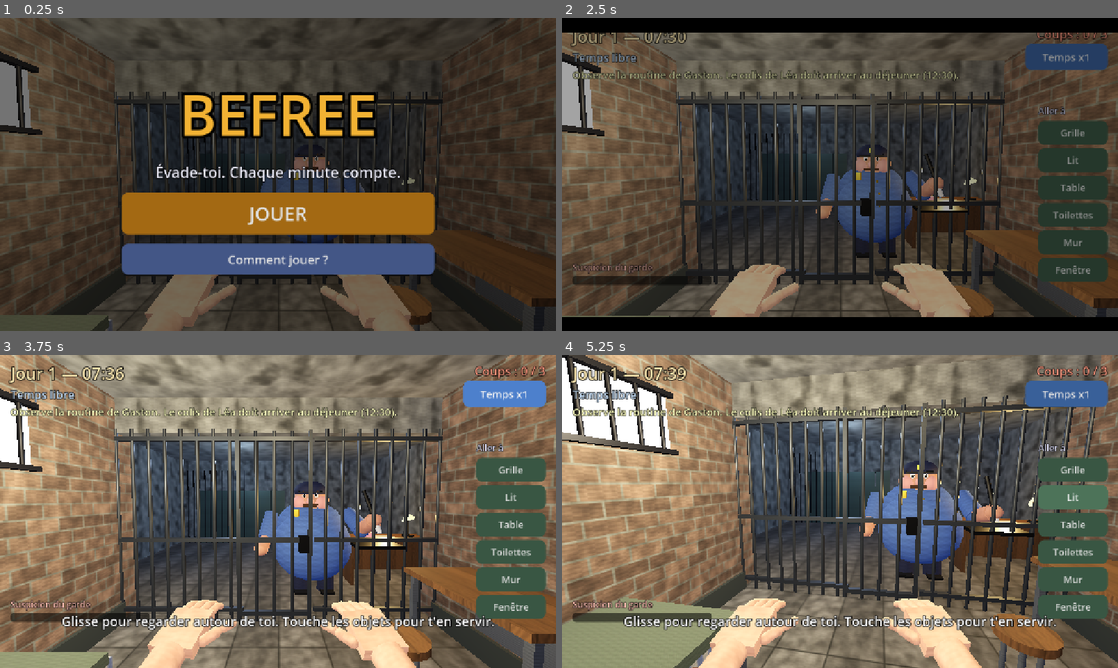
Above: before the commit, frames 1-4 (two rows, left to right).
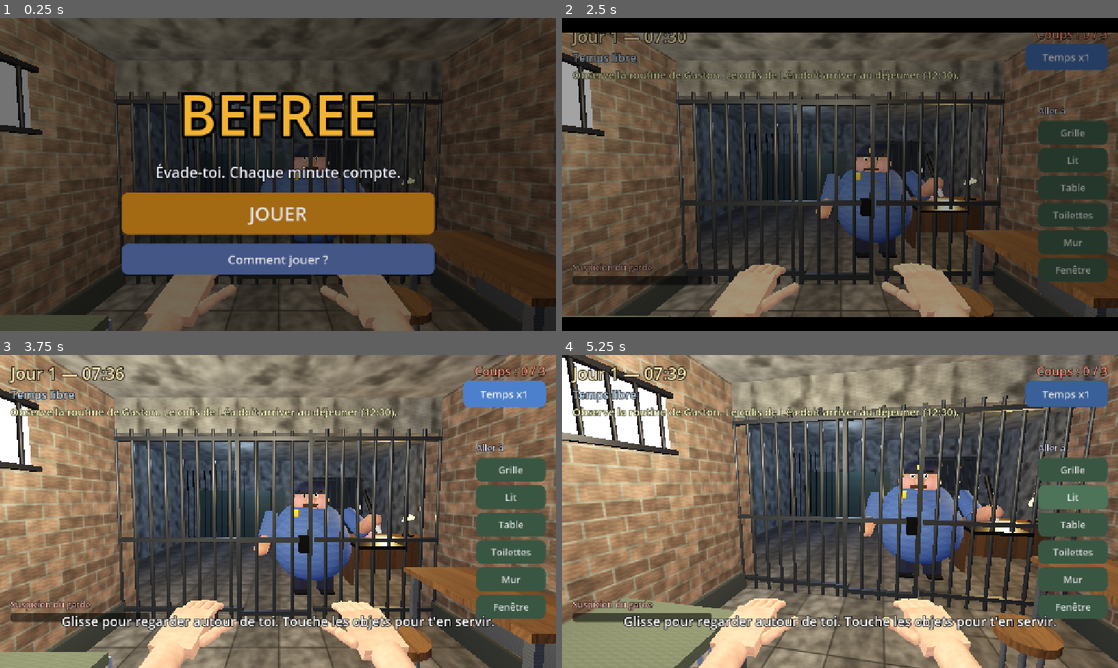
Above: after the commit, the same moments.

Repository: AurelXP/befree
Game: Godot game, scene res://scenes/Main.tscn
Two runs of this game, one before a commit and one after it. Both use one fixed random seed, a clock stepped at 60 frames per second and the inputs below.
Inputs:
- Up to frame 1 (0.25 s): no input
- Up to frame 2 (2.5 s): click "JOUER" at 0.5 s; click "Passer >>" at 1.25 s; click "Passer >>" at 2 s
- Up to frame 3 (3.75 s): click "Temps x1" at 2.75 s; click "Temps x4" at 3.5 s
- Up to frame 4 (5.25 s): click "Grille" at 4.25 s; click "Lit" at 5 s

The runs differ from the first frame. In frame 1, less than 0.1% of the frame differs, in the area x 43-60%, y 39-45%; in frame 2, 0.2%; in frame 3, 0.8%; in frame 4, 0.9%, in the area x 41-78%, y 26-52%.

Commit message:
Cell: collisions, door blockers, exit gate to the yard
Co-Authored-By: Claude Sonnet 5.5 <noreply@anthropic.com>
Claude-Session: https://claude.ai/code/session_01THAcUw2aszyHLoEJsBjJ8x

Diff:
--- a/scripts/cell.gd
+++ b/scripts/cell.gd
@@ -19,6 +19,9 @@
 var window_mat: StandardMaterial3D
 var guard_lamp: OmniLight3D
 var door: Node3D
+var exit_door: Node3D
+var door_open: bool = false
+var exit_open: bool = false
 var poster_pivot: Node3D
 var hole_node: Node3D
 var hole_mat: StandardMaterial3D
@@ -33,16 +36,19 @@
 
 var _poster_tween: Tween
 var _door_tween: Tween
+var _exit_tween: Tween
 
 
 func build() -> void:
 	_build_environment()
+	Bld.collide = true
 	_build_shell()
 	_build_bars()
 	_build_furniture()
 	_build_poster_and_hole()
 	_build_tray()
 	_build_corridor()
+	Bld.collide = false
 	_build_lights()
 
 
@@ -102,6 +108,10 @@
 	Bld.box(door, Vector3(0.05, 2.4, 0.06), Vector3(0.9, 1.2, 0), bar_m)
 	var lock_m: StandardMaterial3D = Bld.mat(null, Color(0.12, 0.12, 0.13), 0.4, 0.8)
 	Bld.box(door, Vector3(0.12, 0.2, 0.1), Vector3(0.82, 1.0, 0), lock_m)
+	# collisions : la porte bloque les corps (couche 4), pas la vue
+	Bld.block(door, Vector3(0.95, 2.4, 0.12), Vector3(0.45, 1.2, 0.0), 4)
+	Bld.block(self, Vector3(1.5, 2.5, 0.12), Vector3(-1.25, 1.25, -2.0), 4)
+	Bld.block(self, Vector3(1.55, 2.5, 0.12), Vector3(1.225, 1.25, -2.0), 4)
 	# guichet pour les plateaux
 	Bld.box(self, Vector3(0.6, 0.04, 0.3), Vector3(1.3, 0.95, -2.12), lock_m)
 
@@ -123,7 +133,8 @@
 	Bld.box(bed, Vector3(0.9, 0.16, 1.9), Vector3(0, 0.53, 0), Bld.tiled(Tex.fabric(Color(0.75, 0.73, 0.65), Color(0.45, 0.5, 0.62), 6), 0.4, Color.WHITE, 1.0))
 	Bld.sph(bed, 0.28, Vector3(0, 0.67, 0.72), Bld.mat(Tex.fabric(Color(0.85, 0.85, 0.82), Color(0.85, 0.85, 0.82)), Color.WHITE, 1.0), Vector3(1.2, 0.45, 0.8), "pillow")
 	Bld.box(bed, Vector3(0.94, 0.07, 1.2), Vector3(0, 0.64, -0.3), Bld.tiled(Tex.fabric(Color(0.32, 0.36, 0.3), Color(0.28, 0.32, 0.27), 0), 0.4, Color.WHITE, 1.0), Vector3(0, 0, 0), "blanket")
-	Bld.hit(self, "bed", Vector3(1.0, 0.5, 2.0), Vector3(-1.45, 0.55, 0.4))
+	Bld.hit(self, "bed", Vector3(1.0, 0.5, 2.0), Vector3(-1.45, 0.55, 0.4), 2.0)
+	Bld.block(self, Vector3(1.0, 0.8, 2.0), Vector3(-1.45, 0.4, 0.4))
 
 	# --- toilettes ---
 	Bld.cyl(self, 0.2, 0.42, Vector3(1.55, 0.21, 1.62), white_m, Vector3.ZERO, 0.17)
@@ -131,7 +142,8 @@
 	Bld.cyl(self, 0.17, 0.02, Vector3(1.55, 0.5, 1.62), dark_m)
 	Bld.box(self, Vector3(0.42, 0.5, 0.16), Vector3(1.55, 0.72, 1.9), white_m)
 	Bld.cyl(self, 0.03, 0.03, Vector3(1.55, 0.99, 1.9), metal_m)
-	Bld.hit(self, "toilet", Vector3(0.55, 0.8, 0.6), Vector3(1.55, 0.45, 1.75))
+	Bld.hit(self, "toilet", Vector3(0.55, 0.8, 0.6), Vector3(1.55, 0.45, 1.75), 1.6)
+	Bld.block(self, Vector3(0.5, 0.9, 0.6), Vector3(1.55, 0.45, 1.75))
 
 	# --- lavabo ---
 	Bld.box(self, Vector3(0.5, 0.12, 0.35), Vector3(0.6, 0.95, 1.8), white_m)
@@ -139,7 +151,8 @@
 	Bld.cyl(self, 0.018, 0.16, Vector3(0.6, 1.12, 1.92), metal_m)
 	Bld.cyl(self, 0.012, 0.12, Vector3(0.6, 1.2, 1.86), metal_m, Vector3(90, 0, 0))
 	Bld.box(self, Vector3(0.3, 0.45, 0.04), Vector3(0.6, 1.7, 1.97), Bld.tiled(Tex.metal(Color(0.6, 0.62, 0.65)), 0.4, Color.WHITE, 0.2, 0.9), Vector3.ZERO, "mirror")
-	Bld.hit(self, "sink", Vector3(0.6, 0.5, 0.45), Vector3(0.6, 1.0, 1.8))
+	Bld.hit(self, "sink", Vector3(0.6, 0.5, 0.45), Vector3(0.6, 1.0, 1.8), 1.5)
+	Bld.block(self, Vector3(0.5, 1.1, 0.35), Vector3(0.6, 0.55, 1.8))
 
 	# --- table + tabouret ---
 	Bld.box(self, Vector3(0.65, 0.05, 1.1), Vector3(1.6, 0.85, -0.9), wood_m)
@@ -151,6 +164,7 @@
 		var ang: float = float(a) * TAU / 3.0
 		Bld.cyl(self, 0.02, 0.48, Vector3(0.95 + cos(ang) * 0.12, 0.24, -0.9 + sin(ang) * 0.12), metal_m)
 
+	Bld.block(self, Vector3(0.65, 0.9, 1.1), Vector3(1.6, 0.45, -0.9))
 	# --- étagère avec quelques affaires ---
 	Bld.box(self, Vector3(0.9, 0.04, 0.25), Vector3(-0.2, 1.4, 1.87), wood_m)
 	var cup_m: StandardMaterial3D = Bld.tiled(Tex.metal(Color(0.7, 0.7, 0.72)), 0.3, Color.WHITE, 0.4, 0.7)
@@ -168,7 +182,7 @@
 	tm.transparency = BaseMaterial3D.TRANSPARENCY_ALPHA
 	tm.roughness = 1.0
 	Bld.quad(self, Vector2(0.9, 0.45), Vector3(-1.0, 1.15, 1.99), tm, Vector3(0, 180, 0), "tally")
-	Bld.hit(self, "tally", Vector3(0.9, 0.5, 0.1), Vector3(-1.0, 1.15, 1.95))
+	Bld.hit(self, "tally", Vector3(0.9, 0.5, 0.1), Vector3(-1.0, 1.15, 1.95), 1.8)
 
 	# --- fenêtre grillagée (mur ouest) ---
 	window_mat = Bld.emissive(Color(0.5, 0.6, 0.9), 1.5)
@@ -178,7 +192,7 @@
 		Bld.cyl(self, 0.015, 0.52, Vector3(-1.95, 2.05, -0.6 - 0.36 + 0.18 * float(i)), wbar_m)
 	Bld.box(self, Vector3(0.06, 0.04, 0.95), Vector3(-1.95, 2.3, -0.6), wbar_m)
 	Bld.box(self, Vector3(0.06, 0.04, 0.95), Vector3(-1.95, 1.8, -0.6), wbar_m)
-	Bld.hit(self, "window", Vector3(0.2, 0.6, 1.0), Vector3(-1.95, 2.05, -0.6))
+	Bld.hit(self, "window", Vector3(0.2, 0.6, 1.0), Vector3(-1.95, 2.05, -0.6), 1.8)
 
 
 func _build_poster_and_hole() -> void:
@@ -193,7 +207,7 @@
 	var q: MeshInstance3D = Bld.quad(hole_node, Vector2(0.7, 0.7), Vector3.ZERO, hole_mat, Vector3(0, -90, 0), "hole_quad")
 	q.name = "hole_quad"
 	hole_node.scale = Vector3(0.3, 0.3, 0.3)
-	Bld.hit(self, "hole", Vector3(0.1, 0.7, 0.7), Vector3(1.95, 1.3, 0.2))
+	Bld.hit(self, "hole", Vector3(0.1, 0.7, 0.7), Vector3(1.95, 1.3, 0.2), 1.5)
 
 	# gravats
 	var dirt_m: StandardMaterial3D = Bld.tiled(Tex.dirt(), 0.3, Color(0.7, 0.68, 0.62), 1.0)
@@ -214,7 +228,7 @@
 	pm.roughness = 0.7
 	Bld.quad(poster_pivot, Vector2(0.8, 1.1), Vector3(0, -0.05, 0), pm, Vector3(0, -90, 0), "poster_quad")
 	Bld.box(poster_pivot, Vector3(0.01, 0.025, 0.04), Vector3(0.005, 0.5, 0), Bld.mat(null, Color(0.9, 0.9, 0.5)))
-	Bld.hit(poster_pivot, "poster", Vector3(0.1, 1.1, 0.8), Vector3(-0.03, -0.05, 0))
+	Bld.hit(poster_pivot, "poster", Vector3(0.1, 1.1, 0.8), Vector3(-0.03, -0.05, 0), 1.5)
 
 	# poussière quand on creuse
 	dust = CPUParticles3D.new()
@@ -278,12 +292,26 @@
 	Bld.box(self, Vector3(7.4, 0.2, 5.4), Vector3(0, 3.1, -4.7), wall_m)
 	Bld.box(self, Vector3(0.2, 3.3, 5.4), Vector3(-3.7, 1.5, -4.7), wall_m)
 	Bld.box(self, Vector3(0.2, 3.3, 5.4), Vector3(3.7, 1.5, -4.7), wall_m)
-	Bld.box(self, Vector3(7.6, 3.3, 0.2), Vector3(0, 1.5, -7.5), wall_m)
+	# mur du fond avec une ouverture (x 1.2 à 3.2) vers la cour
+	Bld.box(self, Vector3(5.1, 3.3, 0.2), Vector3(-1.35, 1.5, -7.5), wall_m)
+	Bld.box(self, Vector3(0.7, 3.3, 0.2), Vector3(3.55, 1.5, -7.5), wall_m)
+	Bld.box(self, Vector3(2.0, 0.9, 0.2), Vector3(2.2, 2.85, -7.5), wall_m)
+	exit_door = Node3D.new()
+	exit_door.position = Vector3(1.2, 0.0, -7.5)
+	add_child(exit_door)
+	var gate_m: StandardMaterial3D = Bld.tiled(Tex.metal(Color(0.3, 0.33, 0.36)), 0.5, Color.WHITE, 0.5, 0.7)
+	for i in 9:
+		Bld.cyl(exit_door, 0.025, 2.4, Vector3(0.05 + 0.24 * float(i), 1.2, 0), gate_m)
+	for y in [0.1, 1.2, 2.3]:
+		Bld.box(exit_door, Vector3(2.0, 0.06, 0.06), Vector3(1.0, y, 0), gate_m)
+	Bld.block(exit_door, Vector3(2.0, 2.4, 0.12), Vector3(1.0, 1.2, 0.0), 4)
+	Bld.cyl(self, 0.05, 2.0, Vector3(1.2, 1.0, -7.5), gate_m)
 	# bureau du garde (sur le côté) + objets
 	Bld.box(self, Vector3(1.6, 0.06, 0.8), Vector3(2.1, 0.8, -3.5), wood_m)
 	Bld.box(self, Vector3(0.06, 0.8, 0.7), Vector3(1.35, 0.4, -3.5), wood_m)
 	Bld.box(self, Vector3(0.06, 0.8, 0.7), Vector3(2.85, 0.4, -3.5), wood_m)
 	Bld.box(self, Vector3(1.5, 0.5, 0.04), Vector3(2.1, 0.55, -3.15), wood_m)
+	Bld.block(self, Vector3(1.6, 0.9, 0.8), Vector3(2.1, 0.45, -3.5))
 	# lampe de bureau
 	Bld.cyl(self, 0.1, 0.02, Vector3(2.6, 0.84, -3.6), Bld.mat(null, Color(0.1, 0.1, 0.1), 0.5, 0.5))
 	Bld.cyl(self, 0.01, 0.35, Vector3(2.6, 1.0, -3.6), Bld.mat(null, Color(0.1, 0.1, 0.1), 0.5, 0.5))
@@ -418,11 +446,22 @@
 
 
 func open_door(open: bool) -> void:
+	door_open = open
 	if _door_tween != null and _door_tween.is_valid():
 		_door_tween.kill()
 	_door_tween = create_tween().set_trans(Tween.TRANS_SINE)
 	_door_tween.tween_property(door, "rotation_degrees:y", 95.0 if open else 0.0, 0.7)
 
 
+func open_exit(open: bool) -> void:
+	if open == exit_open:
+		return
+	exit_open = open
+	if _exit_tween != null and _exit_tween.is_valid():
+		_exit_tween.kill()
+	_exit_tween = create_tween().set_trans(Tween.TRANS_SINE)
+	_exit_tween.tween_property(exit_door, "rotation_degrees:y", 95.0 if open else 0.0, 0.8)
+
+
 func set_digging_fx(on: bool) -> void:
 	dust.emitting = on
